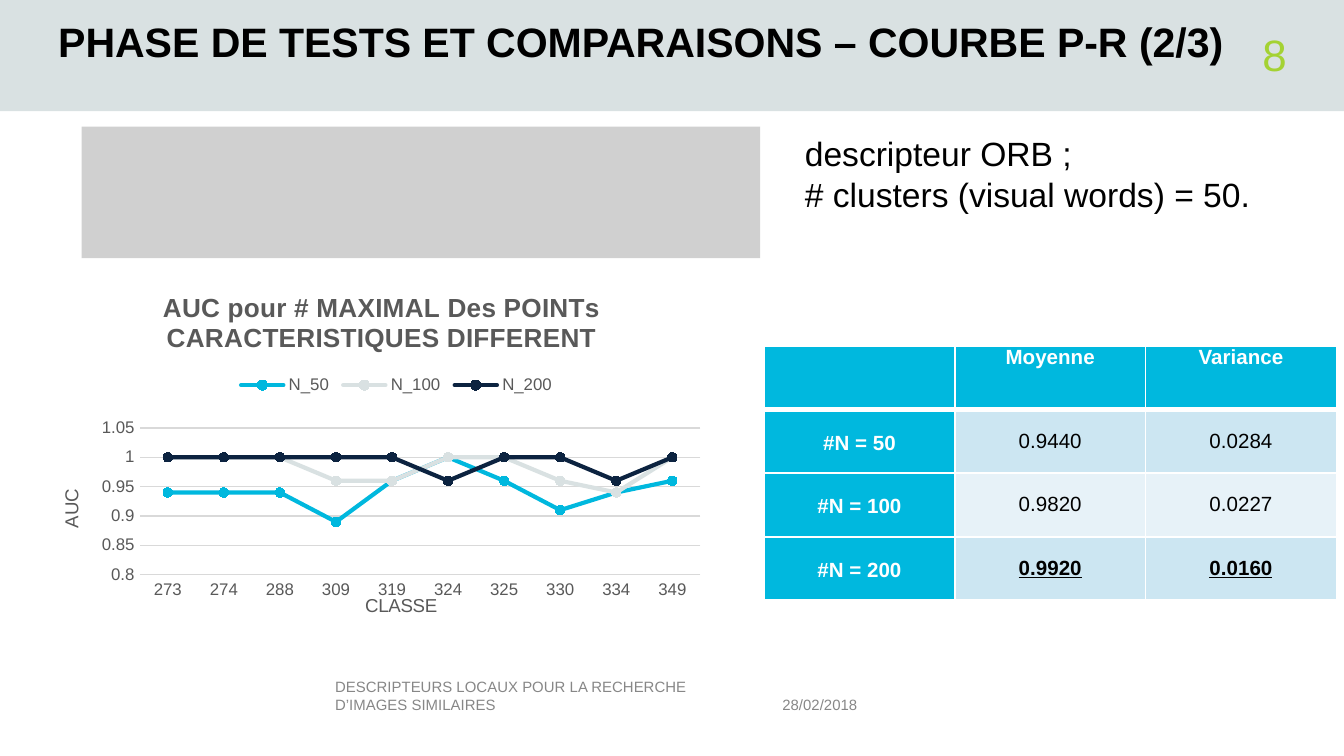
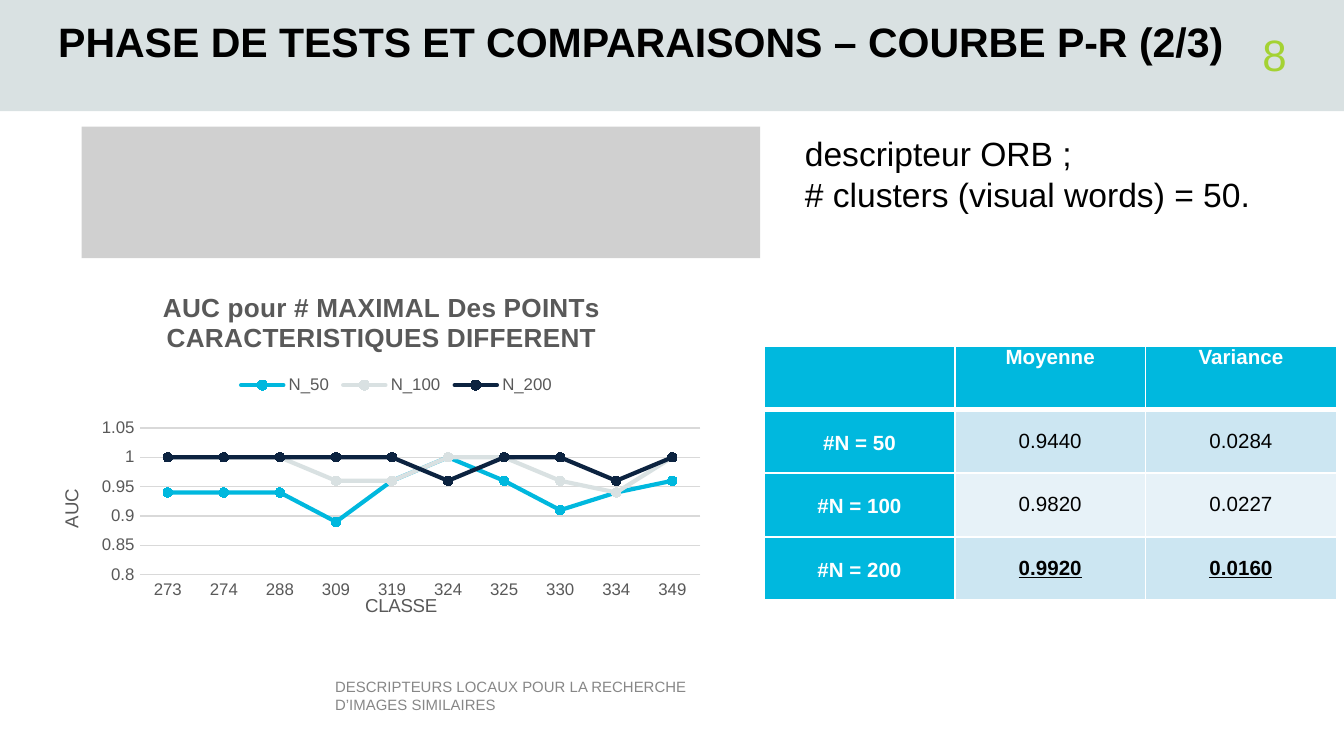
Before and after one commit to tbjszhu/516_lot1, a slide deck: slide 8 of rapport/lot1_presentation.pptx. Drawn at 1344x756 pixels with LibreOffice and Linux fonts; fonts in the diff are those of the drawing; grey boxes stand for pictures; background and template pictures are left out. Boxes give left, top, right and bottom in pixels: in the first picture for what was removed or moved away, otherwise in the second. Text is boxed around its words. In the diff, an @@ line names an element or a change of style, - is before the commit and + after.

```diff
--- a/rapport/lot1_presentation.pptx
+++ b/rapport/lot1_presentation.pptx
@@ text removed at [782, 699, 857, 710] @@
-28/02/2018
```
Also in this commit, not shown: 9 other slides changed, 2 other files.
